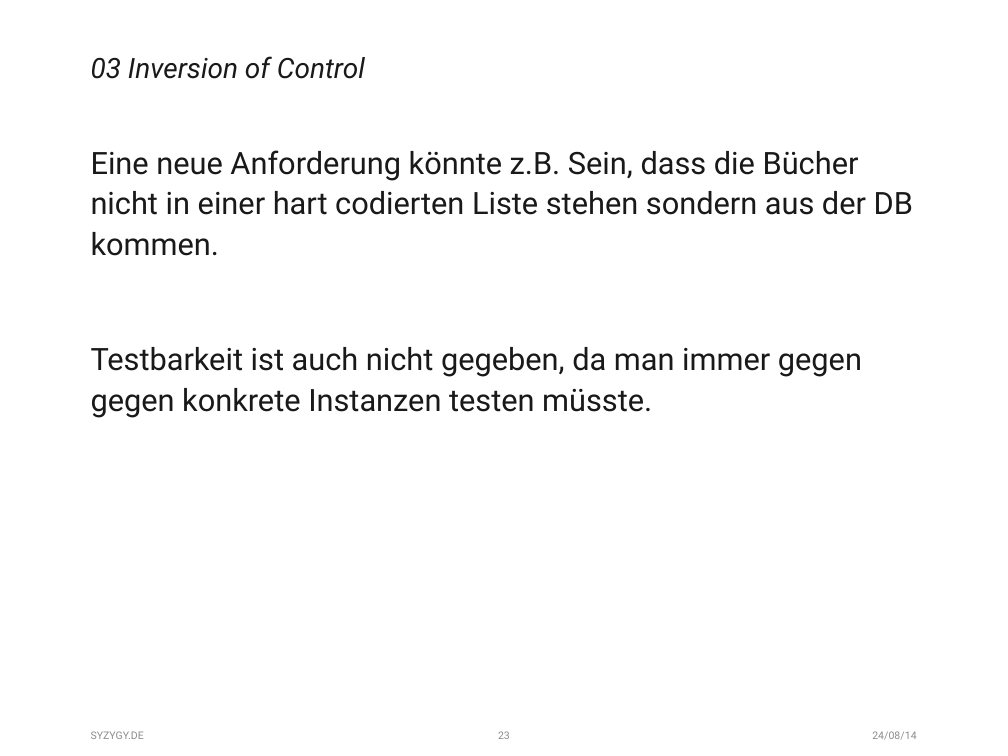
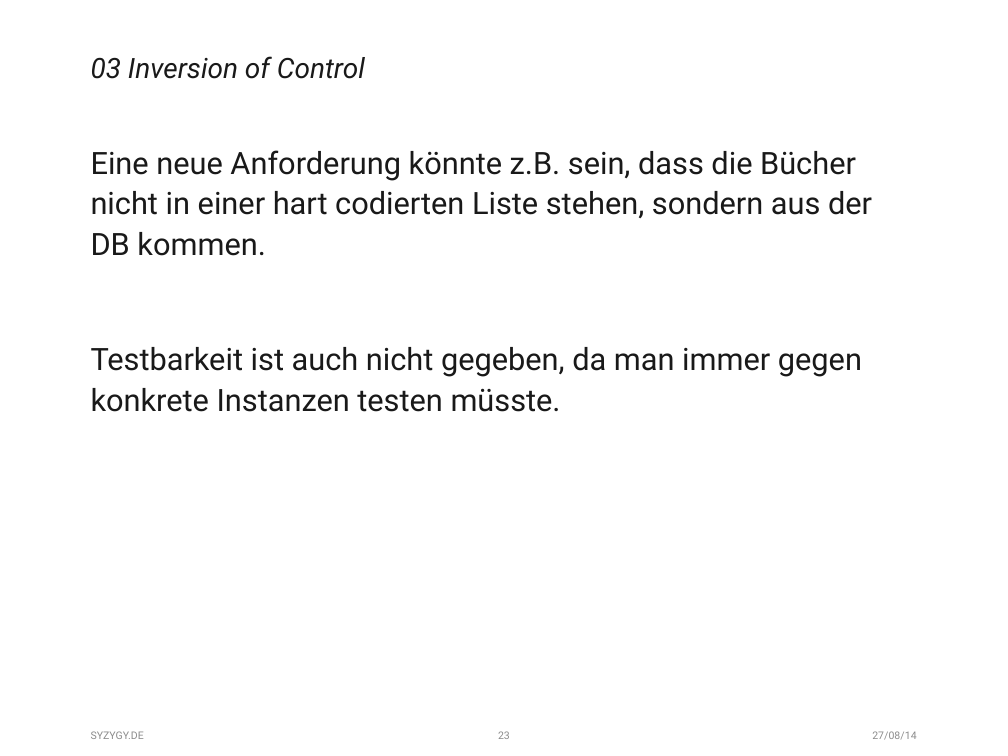
Before and after one commit to fischfasch/IoC_Test, a slide deck: slide 23 of IoC_Testapplication/ConsoleApplication1/_Files/Präsentation.pptx. Drawn at 1008x756 pixels with LibreOffice and Linux fonts; fonts in the diff are those of the drawing. Boxes give left, top, right and bottom in pixels: in the first picture for what was removed or moved away, otherwise in the second. Text is boxed around its words. In the diff, an @@ line names an element or a change of style, - is before the commit and + after.

```diff
--- a/IoC_Testapplication/ConsoleApplication1/_Files/Präsentation.pptx
+++ b/IoC_Testapplication/ConsoleApplication1/_Files/Präsentation.pptx
@@ text at [91,150,872,412]: text changed @@
-Eine neue Anforderung könnte z.B. Sein, dass die Bücher nicht in einer hart codierten Liste stehen sondern aus der DB kommen.
-Testbarkeit ist auch nicht gegeben, da man immer gegen gegen konkrete Instanzen testen müsste.
+Eine neue Anforderung könnte z.B. sein, dass die Bücher nicht in einer hart codierten Liste stehen, sondern aus der DB kommen.
+Testbarkeit ist auch nicht gegeben, da man immer gegen konkrete Instanzen testen müsste.
@@ text at [872,731,916,740]: text changed @@
-24/08/14
+27/08/14
```
Also in this commit, not shown: 33 other slides changed.
